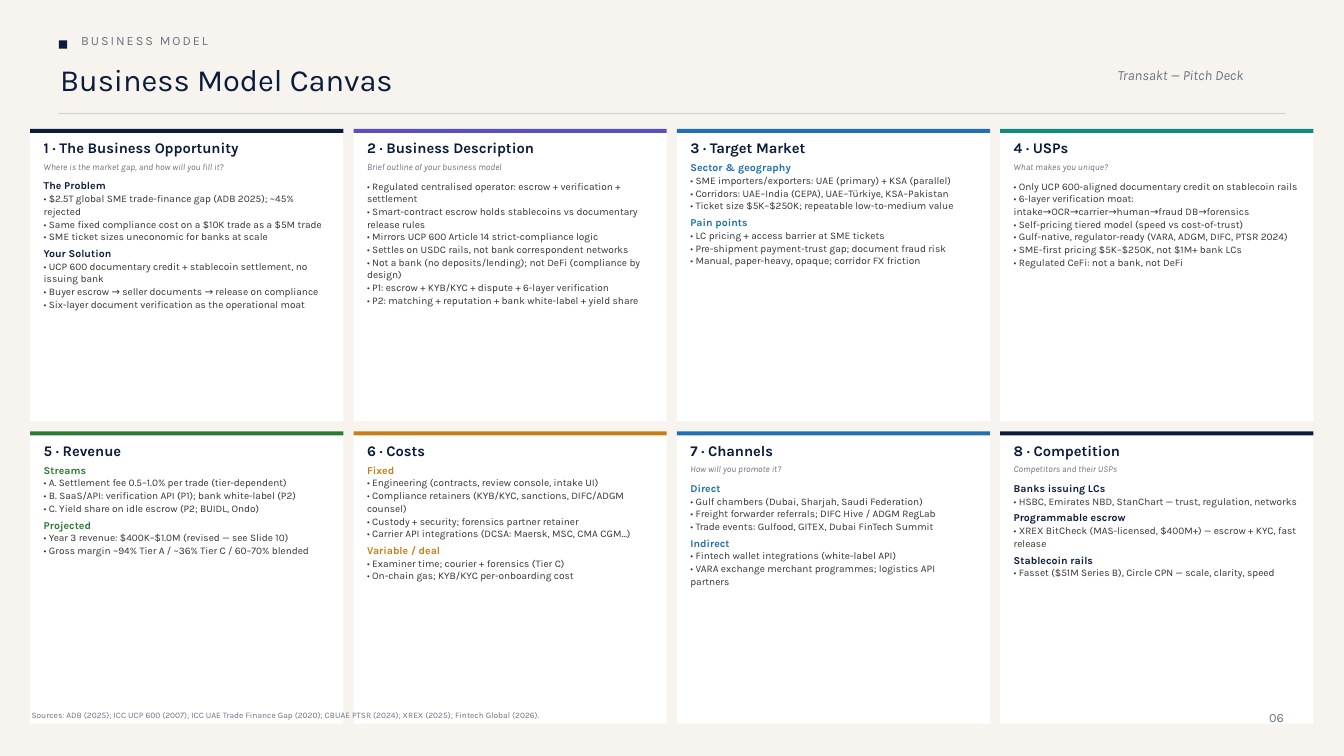
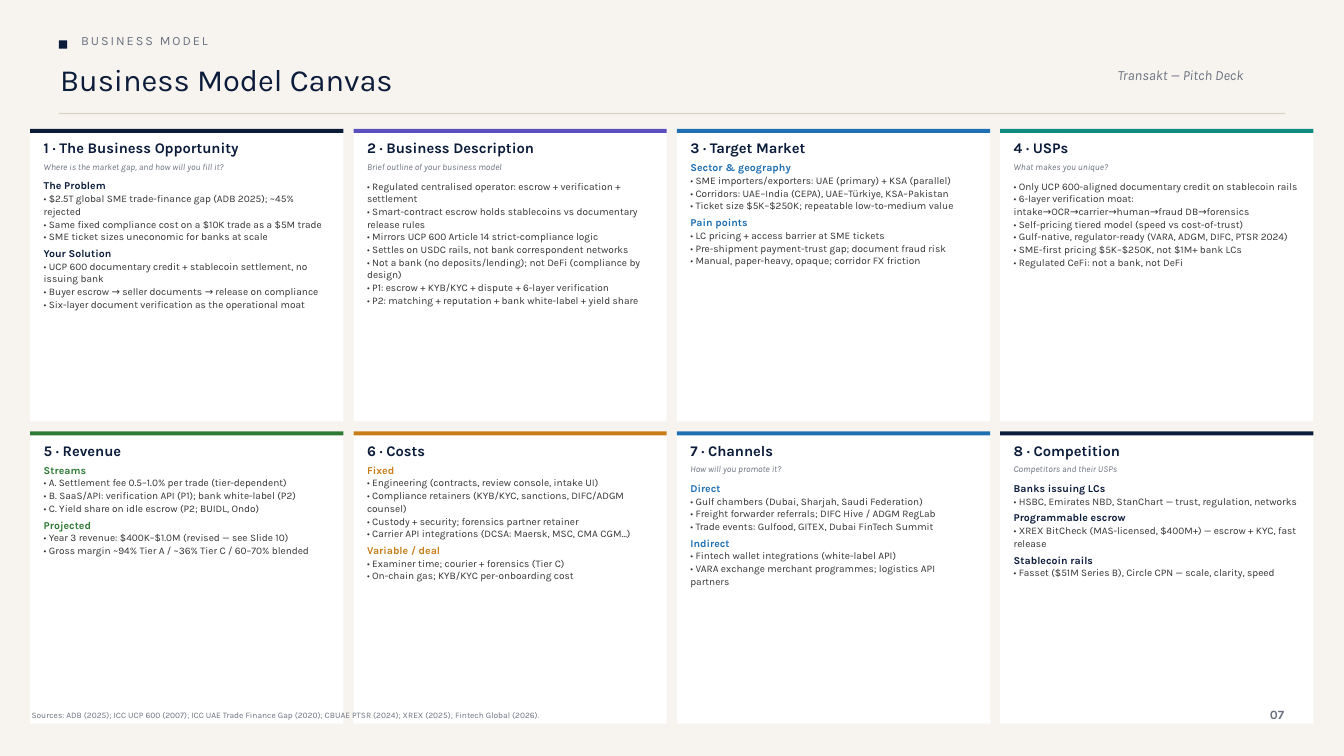
Before and after one commit to nchengg/BlockMed, a slide deck: slide 8 of proposal/Pitch-Deck-Official.pptx (slide 6 before the commit). Drawn at 1344x756 pixels with LibreOffice and Linux fonts; fonts in the diff are those of the drawing. Boxes give left, top, right and bottom in pixels: in the first picture for what was removed or moved away, otherwise in the second. Text is boxed around its words. In the diff, an @@ line names an element or a change of style, - is before the commit and + after.

```diff
--- a/proposal/Pitch-Deck-Official.pptx
+++ b/proposal/Pitch-Deck-Official.pptx
@@ text at <box>1270,710,1284,719</box>: text changed; bold on @@
-06
+07
```
Also in this commit, not shown: 13 other slides changed, 4 slides added.
